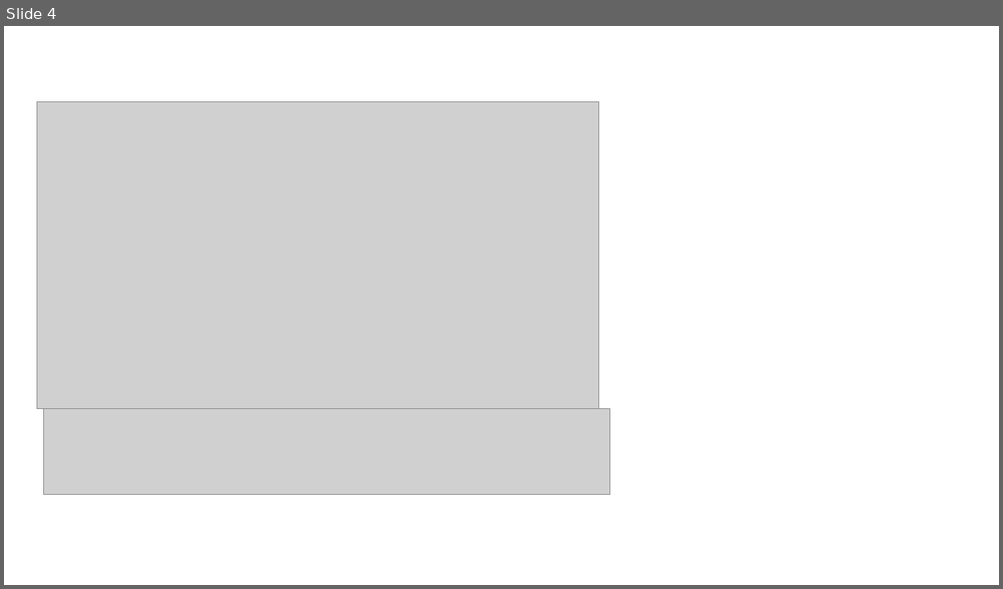
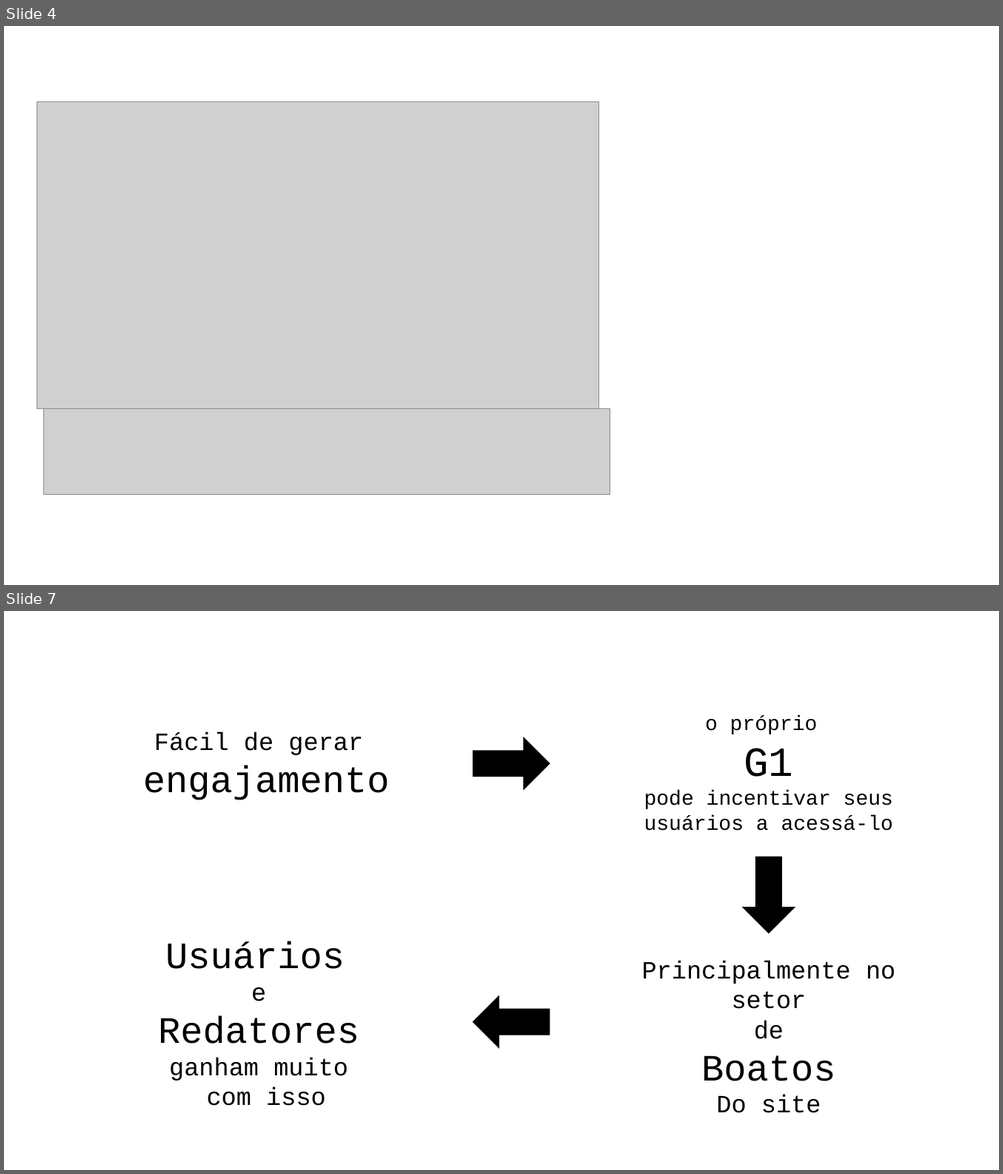
Before and after one commit to CarlosMatheus/Digital-Detective, a slide deck: app/assets/Presentation1.pptx. Shown one above the other, each under a label of ours: slide 4 before the commit, slides 4 and 7 after it; the slides between them are not shown. The pictures are 1003x589 and 1003x1174 pixels, drawn with LibreOffice and Linux fonts; fonts in the diff are those of the drawing; grey boxes stand for pictures. Boxes give left, top, right and bottom in pixels: in the first picture for what was removed or moved away, otherwise in the second. Text is boxed around its words. In the diff, an @@ line names an element or a change of style, - is before the commit and + after.

```diff
--- a/app/assets/Presentation1.pptx
+++ b/app/assets/Presentation1.pptx
@@ slide 7 added at bbox=[4, 611, 999, 1170], background #FFFFFF @@
@@ text added at bbox=[644, 715, 893, 831], 20 pt, text #000000 @@
+o próprio
+G1
+pode incentivar seus usuários a acessá-lo
@@ text added at bbox=[143, 732, 390, 800], 24 pt, text #000000 @@
+Fácil de gerar
+engajamento
@@ down arrow added at bbox=[473, 738, 549, 789], fill #000000, outline #000000 1 pt @@
@@ down arrow added at bbox=[743, 857, 794, 934], fill #000000, outline #000000 1 pt @@
@@ text added at bbox=[158, 942, 359, 1106], 24 pt, text #000000 @@
+Usuários
+e
+Redatores
+ganham muito
+com isso
@@ text added at bbox=[642, 961, 895, 1113], 24 pt, text #000000 @@
+Principalmente no setor
+de
+Boatos
+Do site
@@ down arrow added at bbox=[473, 997, 549, 1048], fill #000000, outline #000000 1 pt @@
```
Also in this commit, not shown: 2 slides changed, 1 other file.
